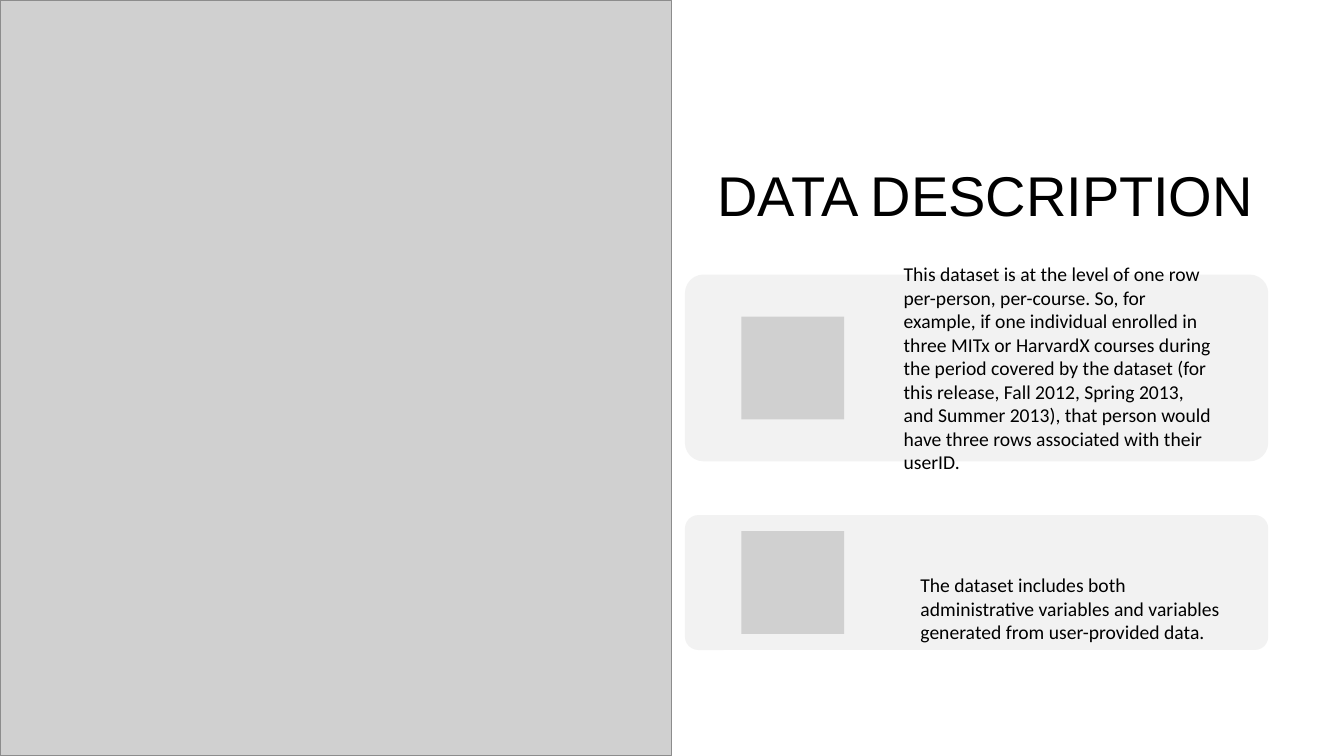
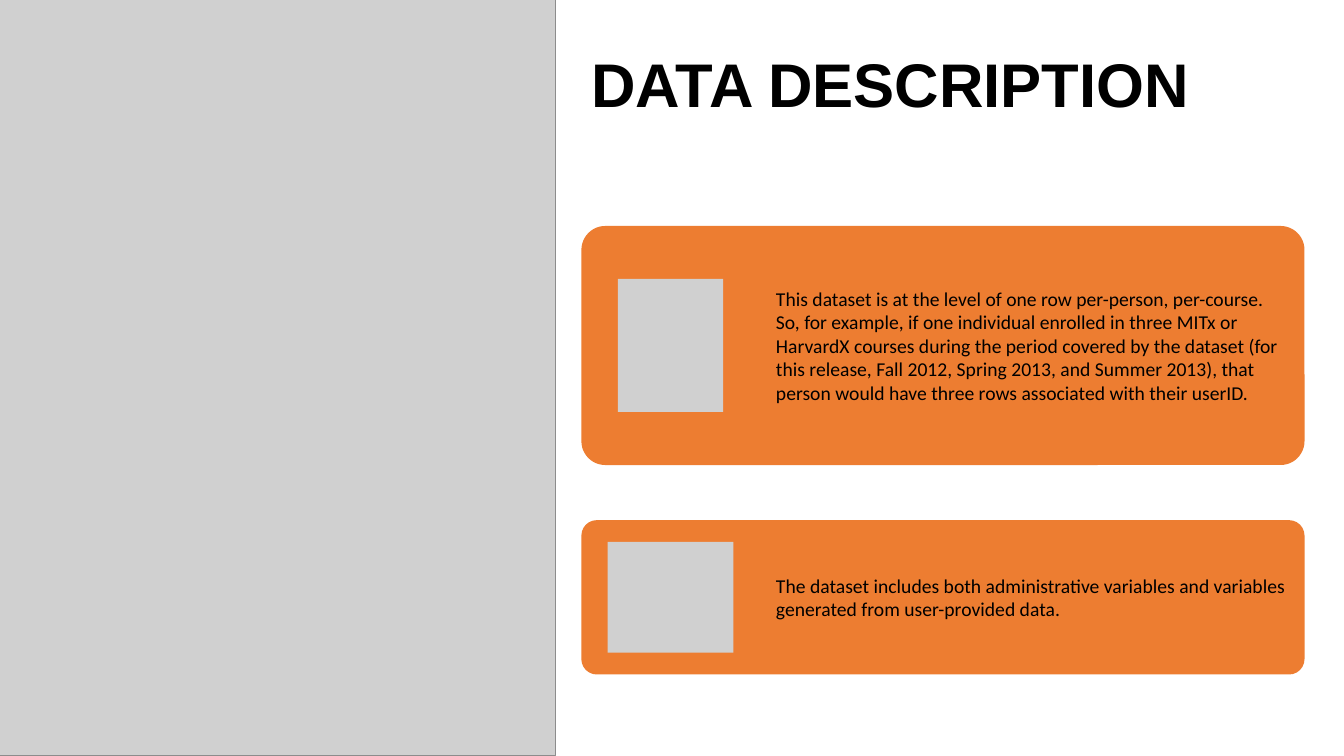
Before and after one commit to MANALI999999/test, a slide deck: slide 4 of Presentation1 [Autosaved].pptx (slide 6 before the commit). Drawn at 1344x756 pixels with LibreOffice and Linux fonts; fonts in the diff are those of the drawing; grey boxes stand for pictures; background and template pictures are left out. Boxes give left, top, right and bottom in pixels: in the first picture for what was removed or moved away, otherwise in the second. Text is boxed around its words. In the diff, an @@ line names an element or a change of style, - is before the commit and + after.

```diff
--- a/Presentation1 [Autosaved].pptx
+++ b/Presentation1 [Autosaved].pptx
@@ picture: place and size @@
-picture at <box>0,0,673,756</box>
+picture at <box>0,0,556,756</box>
@@ title "DATA DESCRIPTION": place and size @@
-title "DATA DESCRIPTION" at <box>718,177,1253,217</box>
+title "DATA DESCRIPTION" at <box>591,64,1188,108</box>
@@ title "DATA DESCRIPTION" at <box>591,64,1188,108</box>: size 40 to 44 pt, letter outline none to #FFFFFF 0.75 pt, bold on; vertical alignment bottom to middle @@
@@ rounded rectangle at <box>582,226,1305,465</box>: fill #F2F2F2 to #ED7D31 @@
@@ rounded rectangle: place and size @@
-rounded rectangle at <box>685,274,1268,461</box>
+rounded rectangle at <box>582,226,1305,465</box>
@@ text "This dataset is at the ..." rewrapped from <box>904,267,1210,469</box> to <box>776,292,1278,403</box> @@
@@ picture: place and size @@
-picture at <box>742,317,845,419</box>
+picture at <box>618,279,723,412</box>
@@ text "The dataset includes both administrative ..." rewrapped from <box>920,578,1219,643</box> to <box>776,579,1285,620</box> @@
@@ rounded rectangle: place and size @@
-rounded rectangle at <box>685,515,1268,650</box>
+rounded rectangle at <box>582,520,1305,675</box>
@@ rounded rectangle at <box>582,520,1305,675</box>: fill #F2F2F2 to #ED7D31 @@
@@ picture removed at <box>742,531,845,634</box> @@
@@ picture added at <box>608,542,734,653</box> @@
```
Also in this commit, not shown: 2 other slides changed, 2 slides removed.
